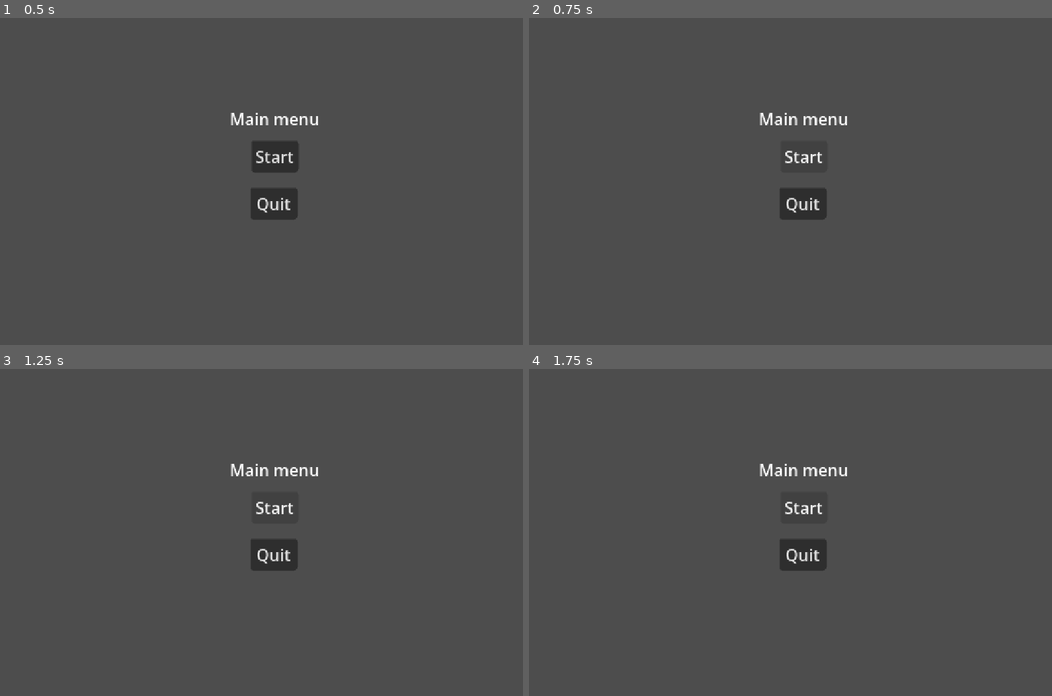
Above: before the commit, frames 1-4 (two rows, left to right).
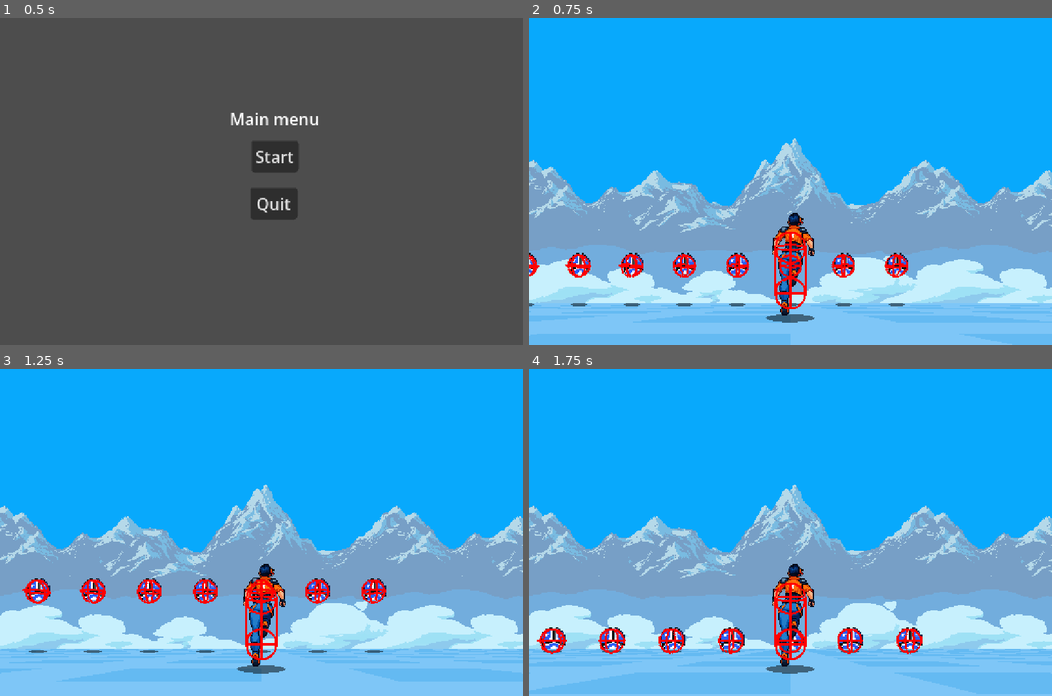
Above: after the commit, the same moments.

Repository: pl7y/starlance
Game: Godot game, scene res://scenes/main.tscn
The game is run twice, just before and just after one commit, with the same random seed, the same clock (stepped at 60 frames per second) and the same inputs. This scene is started directly instead of the project's main scene.
Inputs (mouse positions are in pixels of both pictures, inside the frame that each line leads up to):
- Up to frame 1 (0.5 s): no input
- Up to frame 2 (0.75 s): click "Start" at 0.5 s
- Up to frame 3 (1.25 s): no input
- Up to frame 4 (1.75 s): click (806, 506) at 1.25 s, where only the run before the commit has a clickable "Start"

Frame 1 is identical in both runs. In frame 2, 100% of the frame differs, in the area x 0-100%, y 0-100%; in frame 3, 100%; in frame 4, 100%.

Commit message:
Adding menu

Diff:
--- a/scenes/gameplay_screen.gd
+++ b/scenes/gameplay_screen.gd
@@ -1,2 +1,5 @@
 extends Node2D
 class_name GameplayScreen
+
+func start(run_config: RunConfiguration) -> void:
+  prints("Starting gameplay with config: ", run_config)
--- a/scenes/main.gd
+++ b/scenes/main.gd
@@ -12,15 +12,49 @@
 var current_run_config: RunConfiguration
 
 @export var main_menu_scene: PackedScene
+@export var gameplay_screen_scene: PackedScene
+
+# Private variables -------
+var _main_menu: MainMenu
+var _gameplay_screen: GameplayScreen
 
 func _ready() -> void:
-  var main_menu = main_menu_scene.instantiate()
-  add_child(main_menu)
-  main_menu.start_pressed.connect(_on_main_menu_start_pressed)
-  main_menu.quit_pressed.connect(_on_main_menu_quit_pressed)
+  _show_main_menu()
+
+# Main menu ---------------
+
+func _show_main_menu() -> void:
+  if _main_menu:
+    remove_child(_main_menu)
+    _main_menu.queue_free()
+
+  if _gameplay_screen:
+    remove_child(_gameplay_screen)
+    _gameplay_screen.queue_free()
+
+  _main_menu = main_menu_scene.instantiate()
+  add_child(_main_menu)
+  _main_menu.start_pressed.connect(_on_main_menu_start_pressed)
+  _main_menu.quit_pressed.connect(_on_main_menu_quit_pressed)
 
 func _on_main_menu_start_pressed() -> void:
   current_run_config = RunConfiguration.new()
+  _show_gameplay_screen()
+  _gameplay_screen.start(current_run_config)
 
 func _on_main_menu_quit_pressed() -> void:
   get_tree().quit()
+
+# Gameplay screen ----------
+
+func _show_gameplay_screen() -> void:
+  if _main_menu:
+    remove_child(_main_menu)
+    _main_menu.queue_free()
+
+  if _gameplay_screen:
+    remove_child(_gameplay_screen)
+    _gameplay_screen.queue_free()
+
+  _gameplay_screen = gameplay_screen_scene.instantiate()
+  add_child(_gameplay_screen)
--- a/scenes/main.tscn
+++ b/scenes/main.tscn
@@ -2,7 +2,9 @@
 
 [ext_resource type="Script" uid="uid://bo8hrcq8eukx0" path="res://scenes/main.gd" id="1_o5qli"]
 [ext_resource type="PackedScene" uid="uid://1ggkw84lcaac" path="res://scenes/ui/main_menu.tscn" id="2_0wfyh"]
+[ext_resource type="PackedScene" uid="uid://5v7a0ra4elxi" path="res://scenes/gameplay_screen.tscn" id="3_sugp2"]
 
 [node name="Main" type="Node" unique_id=113265975]
 script = ExtResource("1_o5qli")
 main_menu_scene = ExtResource("2_0wfyh")
+gameplay_screen_scene = ExtResource("3_sugp2")
